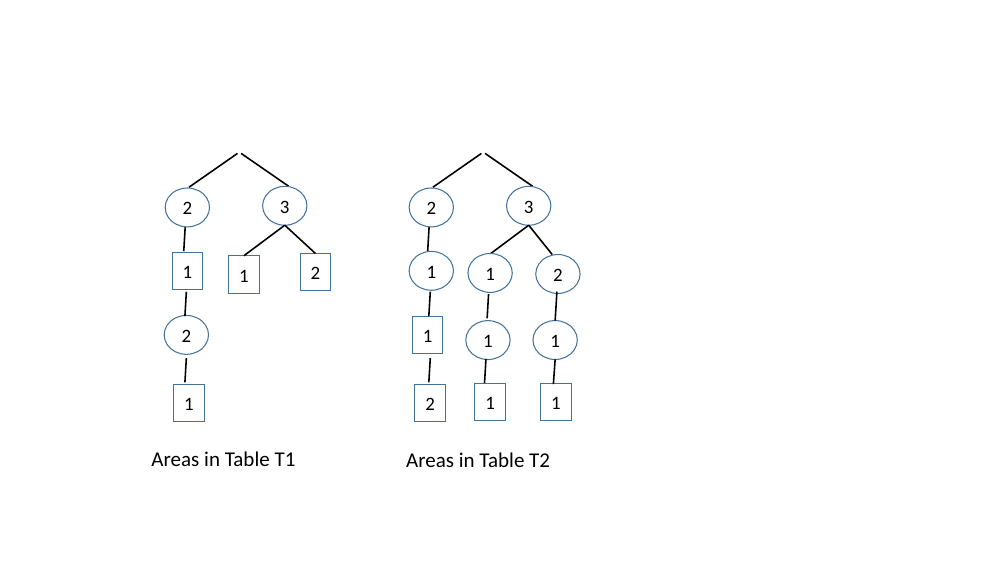
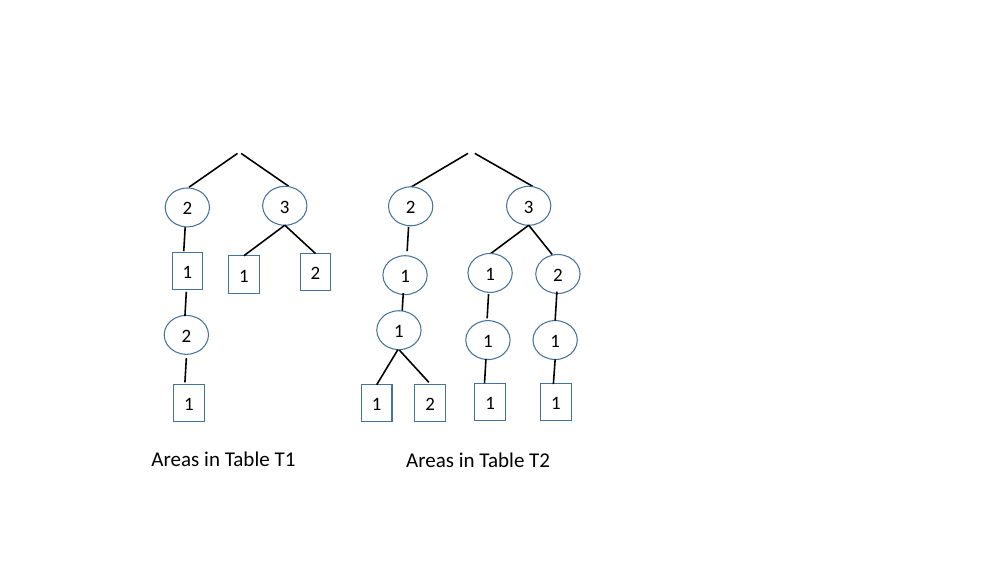
Before and after one commit to jiahenglu/taxonomy, a slide deck: slide 8 of figures/taxonomy.pptx. Drawn at 1008x567 pixels with LibreOffice and Linux fonts; fonts in the diff are those of the drawing. Boxes give left, top, right and bottom in pixels: in the first picture for what was removed or moved away, otherwise in the second. Text is boxed around its words. In the diff, an @@ line names an element or a change of style, - is before the commit and + after.

```diff
--- a/figures/taxonomy.pptx
+++ b/figures/taxonomy.pptx
@@ line moved from (482, 154) - (433, 188) to (468, 154) - (411, 188) @@
@@ line moved from (485, 154) - (533, 187) to (475, 154) - (533, 187) @@
@@ ellipse "2": place and size @@
-ellipse "2" at (409, 188, 454, 227)
+ellipse "2" at (389, 187, 433, 225)
@@ line moved from (430, 227) - (428, 251) to (408, 227) - (408, 251) @@
@@ ellipse "1": place and size @@
-ellipse "1" at (409, 252, 454, 290)
+ellipse "1" at (383, 256, 428, 294)
@@ line moved from (430, 292) - (429, 316) to (403, 293) - (402, 318) @@
@@ ellipse added at (377, 311, 421, 349), fill #FFFFFF, outline #43739E 1 pt, 18 pt, text #000000 @@
+1
@@ line added from (398, 349) to (377, 385), #000000 1.5 pt @@
@@ line moved from (430, 358) - (429, 383) to (399, 349) - (429, 383) @@
@@ rectangle "1": place and size @@
-rectangle "1" at (412, 317, 442, 354)
+rectangle "1" at (361, 385, 392, 422)
```
Also in this commit, not shown: 4 other files.
